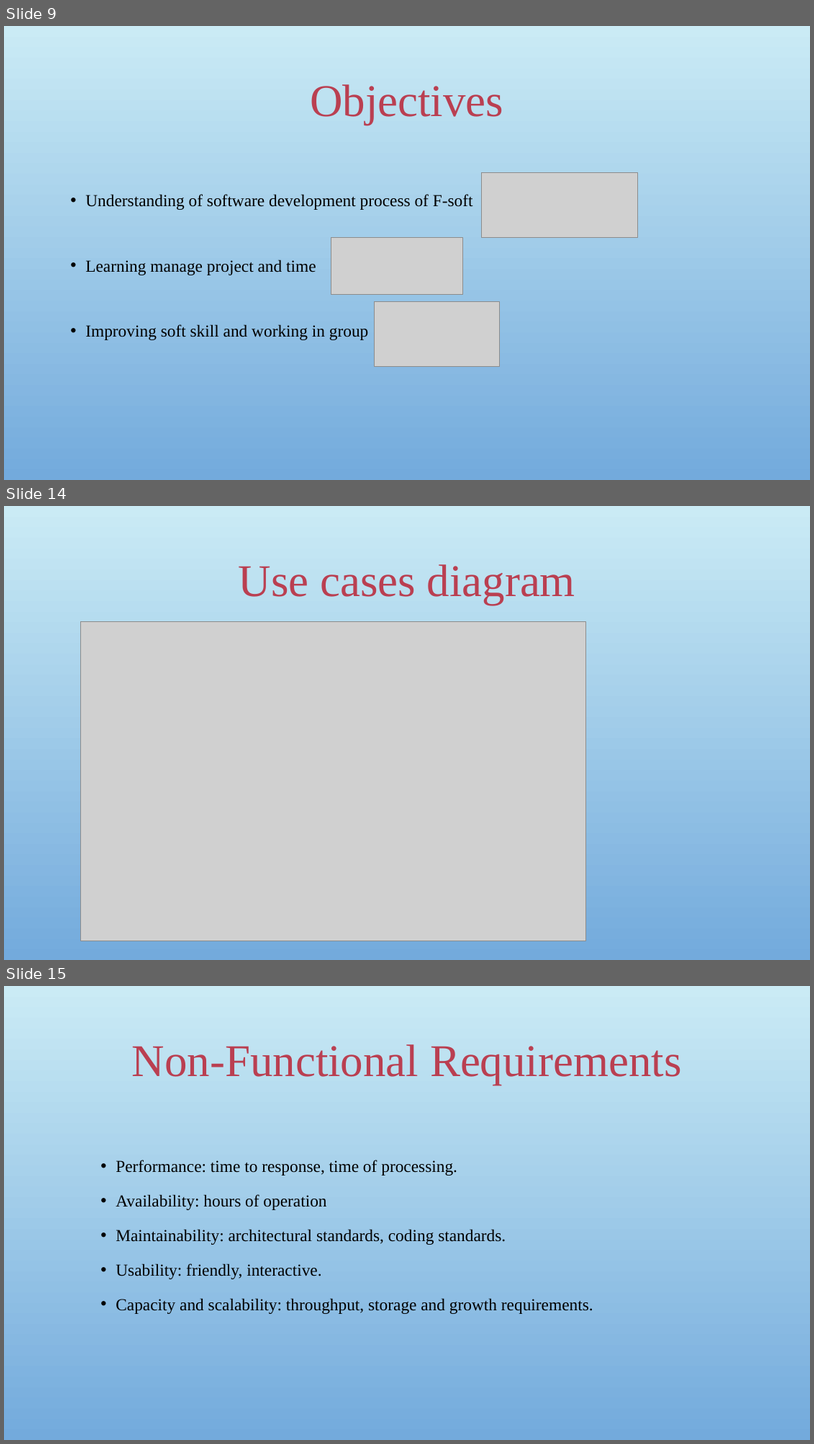
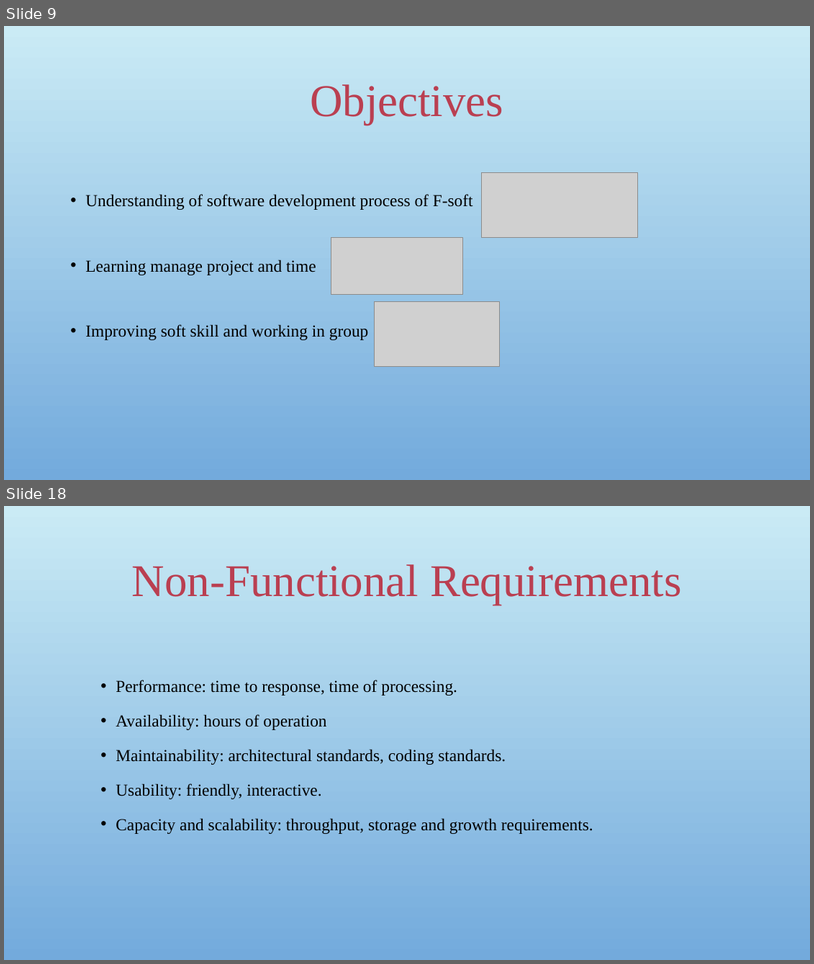
Before and after one commit to sangnvus/japanesedictionary, a slide deck: WIP/Documents/Report 1/UJD_VN_Examination_v1.0_EN/UJD_VN_ProjectOverview_v1.0.pptx. Shown one above the other, each under a label of ours: slides 9, 14 and 15 before the commit, slides 9 and 18 after it; the slides between them are not shown. The pictures are 814x1444 and 814x964 pixels, drawn with LibreOffice and Linux fonts; fonts in the diff are those of the drawing; grey boxes stand for pictures; background and template pictures are left out. Boxes give left, top, right and bottom in pixels: in the first picture for what was removed or moved away, otherwise in the second. Text is boxed around its words. In the diff, an @@ line names an element or a change of style, - is before the commit and + after.

```diff
--- a/WIP/Documents/Report 1/UJD_VN_Examination_v1.0_EN/UJD_VN_ProjectOverview_v1.0.pptx
+++ b/WIP/Documents/Report 1/UJD_VN_Examination_v1.0_EN/UJD_VN_ProjectOverview_v1.0.pptx
@@ slide 14 removed at box(4, 506, 810, 960), background picture (left out) @@
@@ title removed at box(239, 564, 576, 605) @@
-Use cases diagram
@@ picture removed at box(81, 622, 586, 941) @@
@@ what was slide 15 is now slide 18 @@
```
Also in this commit, not shown: 8 slides changed, 2 slides added, 1 other slide removed.
